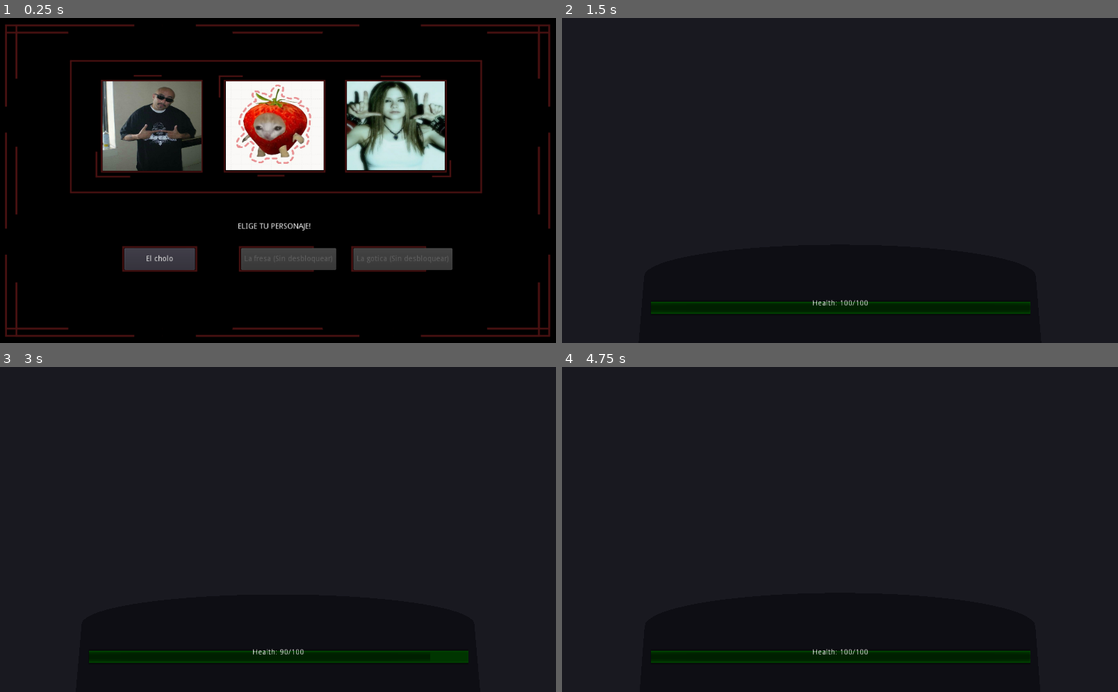
Above: before the commit, frames 1-4 (two rows, left to right).
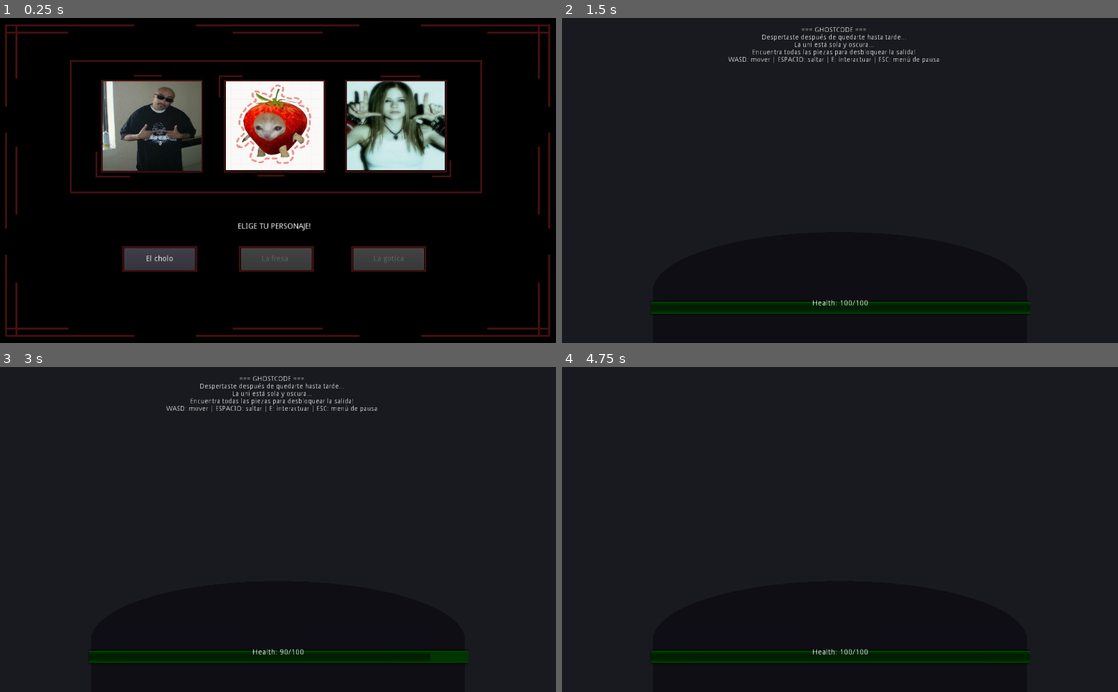
Above: after the commit, the same moments.

Repository: AlineMadriles/GhostCode
Game: Godot game, scene res://scenes/CharacterSelect.tscn
Same seed, same stepped clock (60 frames per second), same inputs: the game is played once before the commit and once after it.
Inputs (mouse positions are in pixels of both pictures, inside the frame that each line leads up to):
- Up to frame 1 (0.25 s): no input
- Up to frame 2 (1.5 s): click "El cholo" at 0.5 s; tap Enter at 1.25 s; move the mouse to (867, 180) at 1.27 s; hold W (move_forward) from 1.28 s (still down); tap E (interact_object) at 1.35 s
- Up to frame 3 (3 s): keep holding W (move_forward); tap Space (jump) at 1.52, 2, 2.27 s; move the mouse to (250, 529) at 2.02 s; tap E (interact_object) at 2.1 s; tap Enter at 2.75 s; move the mouse to (289, 523) at 2.77 s; tap T at 2.85 s
- Up to frame 4 (4.75 s): keep holding W (move_forward); tap E (interact_object) at 3.05, 3.8, 4.35 s; tap Space (jump) at 3.5, 3.77, 4.52 s; move the mouse to (834, 536) at 3.52 s; tap H at 3.6 s; tap Enter at 4.25 s; move the mouse to (878, 532) at 4.27 s

The runs differ from the first frame. In frame 1, 0.7% of the frame differs, in the area x 44-82%, y 70-78%; in frame 2, 0.8%, in the area x 29-68%, y 2-14%; in frame 3, 0.8%; in frame 4, less than 0.1%.
Error before the commit: Parse Error: The identifier "body" isn't declared in the current scope. (res://scenes/InteractableItem.gd:30)

Commit message:
updpate11082025

Diff:
--- a/scenes/BuildingInterior.gd
+++ b/scenes/BuildingInterior.gd
@@ -1,16 +1,37 @@
 extends Spatial
+
 var items_collected = 0
 var total_items = 3
 var door_unlocked = false
 
+onready var message_label = $CanvasLayer/MessageLabel
+onready var message_timer = Timer.new()
+
 func _ready():
+	# Setup timer for hiding messages
+	message_timer.one_shot = true
+	message_timer.wait_time = 4.0
+	message_timer.connect("timeout", self, "_on_message_timeout")
+	add_child(message_timer)
+
 	spawn_character()
 	show_intro_message()
+
+func show_message(text):
+	message_label.bbcode_text = "[center]" + text + "[/center]"
+	message_label.show()
+	message_timer.start()
+
+func _on_message_timeout():
+	message_label.hide()
+
+# --- Rest of your functions (spawn_character, collect_item, etc.) ---
+
 
 func spawn_character():
 	var spawn_point = $SpawnPoint
 	if not spawn_point:
-		print("Punto de spawn no encontrado!")
+		show_message("Punto de spawn no encontrado!")
 		return
 
 	if Global.selected_character_path != "":
@@ -23,39 +44,34 @@
 			var camera = player.get_node("SpringArm/Camera")
 			if camera:
 				camera.current = true
-				print("Personaje spawneo y camara activada")
+				show_message("Personaje spawneado y cámara activada")
 			else:
-				print("No se pudo cargar la escena del personaje!")
+				show_message("No se pudo cargar la cámara del personaje!")
 				get_tree().change_scene("res://scenes/CharacterSelect.tscn")
 		else:
-			print("Personaje no seleccionado!")
+			show_message("Personaje no seleccionado!")
 			get_tree().change_scene("res://scenes/CharacterSelect.tscn")
 
 func show_intro_message():
-	print("=== GHOSTCODE ===")
-	print("Despertaste despues de haberte quedado hasta tarde para terminar tu proyecto...")
-	print("La uni esta sola y oscura...")
-	print("Necesitas escapar antes de que los fantasmas te eliminen!")
-	print("Encuentra todas la piezas mediante retos de redes para desbloquear la salida de este edificio!")
-	print("Utiliza WASD para moverte, ESPACIO para saltar, E para interactuar con los objetos")
-	print("ESC para ir al menu de pausa")
+	show_message("=== GHOSTCODE ===\nDespertaste después de quedarte hasta tarde...\n" +
+				 "La uni está sola y oscura...\n" +
+				 "Encuentra todas las piezas para desbloquear la salida!\n" +
+				 "WASD: mover | ESPACIO: saltar | E: interactuar | ESC: menú de pausa")
 
 func collect_item():
 	items_collected += 1
-	print("Objeto conseguido! Progreso: ", items_collected, "/" , total_items)
+	show_message("Objeto conseguido! Progreso: %d/%d" % [items_collected, total_items])
 
 	if items_collected >= total_items:
 		unlock_door()
 
 func unlock_door():
 	door_unlocked = true
-	print("Esooo!!! Ya puedes salir de este laboratorio!")
-	print("Encuentra la salida verde para el siguiente reto!")
+	show_message("¡Esooo! Ya puedes salir del laboratorio!\nBusca la salida verde para el siguiente reto.")
 
 func try_exit():
 	if door_unlocked:
-		print("Yupiii! Escapaste el primer reto!")
-		print("Ahora tendras que completar los retos de los otros laboratorios para salir del edificio B!")
+		show_message("¡Yupiii! Escapaste el primer reto!\nAhora completa los otros laboratorios para salir del edificio B!")
 	else:
-		print("EKKK!!! Esta cerrado! Encuentra los " + str(total_items) + " objetos primero!")
-		print("Progreso actual: " + str(items_collected) + "/" + str(total_items))
+		show_message("EKKK!!! Está cerrado!\nEncuentra los %d objetos primero.\nProgreso actual: %d/%d" %
+					 [total_items, items_collected, total_items])
--- a/scenes/BuildingInterior.tscn
+++ b/scenes/BuildingInterior.tscn
@@ -1,9 +1,10 @@
-[gd_scene load_steps=15 format=2]
+[gd_scene load_steps=18 format=2]
 
 [ext_resource path="res://settins/foggieenv.tres" type="Environment" id=1]
 [ext_resource path="res://scenes/BuildingInterior.gd" type="Script" id=2]
 [ext_resource path="res://scenes/PauseMenu.tscn" type="PackedScene" id=3]
 [ext_resource path="res://scenes/InteractableItem.gd" type="Script" id=4]
+[ext_resource path="res://scenes/ExitDoor.gd" type="Script" id=5]
 
 [sub_resource type="BoxShape" id=3]
 extents = Vector3( 1, 0.17329, 1 )
@@ -25,6 +26,10 @@
 [sub_resource type="SphereMesh" id=10]
 
 [sub_resource type="SphereShape" id=11]
+
+[sub_resource type="CubeMesh" id=12]
+
+[sub_resource type="BoxShape" id=13]
 
 [node name="Main" type="Spatial"]
 script = ExtResource( 2 )
@@ -47,7 +52,20 @@
 mesh = SubResource( 2 )
 
 [node name="SpawnPoint" type="Position3D" parent="."]
-transform = Transform( 1, 0, 0, 0, 1, 0, 0, 0, 1, 0, -0.0440947, 0 )
+transform = Transform( 1, 0, 0, 0, 1, 0, 0, 0, 1, 2.83896, 4.36764, 6.45025 )
+
+[node name="CanvasLayer" type="CanvasLayer" parent="."]
+
+[node name="MessageLabel" type="RichTextLabel" parent="CanvasLayer"]
+anchor_left = -0.001
+anchor_right = 0.964
+anchor_bottom = 0.927
+margin_left = 51.024
+margin_top = 16.0
+margin_right = 91.024
+margin_bottom = 56.0
+rect_scale = Vector2( 0.877936, 0.917242 )
+bbcode_enabled = true
 
 [node name="Building" type="StaticBody" parent="."]
 transform = Transform( 1, 0, 0, 0, 1, 0, 0, 0, 1, 0, 5.89801, -1.87763 )
@@ -69,6 +87,12 @@
 [node name="Door" type="CSGBox" parent="Building/CSGCombiner"]
 transform = Transform( 3, 0, 0, 0, 5, 0, 0, 0, 3, 17.4946, -0.0932646, -13.919 )
 operation = 2
+
+[node name="SpotLight" type="SpotLight" parent="Building"]
+transform = Transform( 1, 0, 0, 0, -0.000575944, 1, 0, -1, -0.000575944, 0, 4.10529, 0 )
+light_energy = 2.0
+spot_range = 8.192
+spot_angle = 60.0
 
 [node name="Building2" type="StaticBody" parent="."]
 transform = Transform( -1, 0, 8.74228e-08, 0, 1, 0, -8.74228e-08, 0, -1, 57.397, 5.89801, -1.66627 )
@@ -94,8 +118,14 @@
 transform = Transform( 3, 0, 0, 0, 5, 0, 0, 0, 3, 17.4946, -0.0932646, 13.9354 )
 operation = 2
 
+[node name="SpotLight" type="SpotLight" parent="Building2"]
+transform = Transform( 1, 0, 0, 0, -0.000575944, 1, 0, -1, -0.000575944, 0, 4.10529, 0 )
+light_energy = 2.0
+spot_range = 8.192
+spot_angle = 60.0
+
 [node name="Building3" type="StaticBody" parent="."]
-transform = Transform( -4.37114e-08, 0, -1, 0, 1, 0, 1, 0, -4.37114e-08, 47.1895, 5.89801, -41.9037 )
+transform = Transform( -4.37114e-08, 0, -1.2, 0, 1, 0, 1, 0, -5.24537e-08, 52.2139, 5.89801, -41.8635 )
 __meta__ = {
 "_edit_lock_": true
 }
@@ -111,15 +141,22 @@
 material = SubResource( 5 )
 
 [node name="Interior" type="CSGBox" parent="Building3/CSGCombiner"]
-transform = Transform( 18, 0, 1.49012e-08, 0, 5.5, 0, -1.49012e-08, 0, 18, 0, 0.25, 0 )
+transform = Transform( 18, 0, 1.49012e-08, 0, 5.5, 0, -1.49011e-08, 0, 18, 0, 0.25, 0 )
 operation = 2
 
 [node name="Door" type="CSGBox" parent="Building3/CSGCombiner"]
-transform = Transform( 3, 0, 0, 0, 5, 0, 0, 0, 3, 17.4946, -0.0932646, 13.9354 )
-operation = 2
+transform = Transform( 3, 0, 1.13687e-13, 0, 5, 0, 0, 0, 3, 17.4946, -0.0932646, 14.6666 )
+operation = 2
+depth = 1.50093
+
+[node name="SpotLight" type="SpotLight" parent="Building3"]
+transform = Transform( 1, 0, 0, 0, -0.000575944, 1, 0, -1, -0.000575944, 0, 4.10529, 0 )
+light_energy = 2.0
+spot_range = 8.192
+spot_angle = 60.0
 
 [node name="Building4" type="StaticBody" parent="."]
-transform = Transform( -4.37114e-08, 0, -1, 0, 1, 0, 1, 0, -4.37114e-08, 9.08021, 5.89801, -41.8278 )
+transform = Transform( -4.37114e-08, 0, -1.2, 0, 1, 0, 1, 0, -5.24537e-08, 5.79617, 5.89801, -41.8278 )
 __meta__ = {
 "_edit_lock_": true
 }
@@ -139,14 +176,21 @@
 operation = 2
 
 [node name="Door" type="CSGBox" parent="Building4/CSGCombiner"]
-transform = Transform( 3, 0, 1.86265e-09, 0, 5, 0, -1.86265e-09, 0, 3, 17.7546, -0.0932646, -15.1743 )
-operation = 2
-
-[node name="PauseMenu" parent="." instance=ExtResource( 3 )]
+transform = Transform( 3, 0, 1.86279e-09, 0, 5, 0, -1.86264e-09, 0, 3, 17.7546, -0.0932646, -14.2838 )
+operation = 2
+depth = 1.54019
+
+[node name="SpotLight" type="SpotLight" parent="Building4"]
+transform = Transform( 1, 0, 0, 0, -0.000575944, 1, 0, -1, -0.000575944, 0, 4.10529, 0 )
+light_energy = 2.0
+spot_range = 8.192
+spot_angle = 60.0
 
 [node name="Item1" type="StaticBody" parent="."]
 transform = Transform( 1, 0, 0, 0, 1, 0, 0, 0, 1, -12.1695, 1.83289, -8.41376 )
 script = ExtResource( 4 )
+item_name = "Credencial de Alumno"
+item_color = Color( 0.0313726, 0.713726, 0.345098, 1 )
 
 [node name="MeshInstance" type="MeshInstance" parent="Item1"]
 mesh = SubResource( 6 )
@@ -157,6 +201,8 @@
 [node name="Item2" type="StaticBody" parent="."]
 transform = Transform( 1, 0, 0, 0, 1, 0, 0, 0, 1, 10.5619, 1.96604, 10.2412 )
 script = ExtResource( 4 )
+item_name = "Llave de laboratorio"
+item_color = Color( 0.921569, 0.431373, 0.0705882, 1 )
 
 [node name="MeshInstance" type="MeshInstance" parent="Item2"]
 mesh = SubResource( 8 )
@@ -167,9 +213,25 @@
 [node name="Item3" type="StaticBody" parent="."]
 transform = Transform( 1, 0, 0, 0, 1, 0, 0, 0, 1, -15.1048, 1.52348, 11.5147 )
 script = ExtResource( 4 )
+item_name = "USB"
+item_color = Color( 0.792157, 0.831373, 0.858824, 1 )
 
 [node name="MeshInstance" type="MeshInstance" parent="Item3"]
 mesh = SubResource( 10 )
 
 [node name="CollisionShape" type="CollisionShape" parent="Item3"]
 shape = SubResource( 11 )
+
+[node name="ExitDoor" type="StaticBody" parent="."]
+transform = Transform( 0.966441, 0, 0, 0, 5.16816, 0, 0, 0, 3.0561, 19.0556, 5.54143, -15.8631 )
+script = ExtResource( 5 )
+
+[node name="MeshInstance" type="MeshInstance" parent="ExitDoor"]
+transform = Transform( 1, 0, 0, 0, 0.966589, 0, 0, 0, 0.973227, 0, 0, 0 )
+mesh = SubResource( 12 )
+skeleton = NodePath("../..")
+
+[node name="CollisionShape" type="CollisionShape" parent="ExitDoor"]
+shape = SubResource( 13 )
+
+[node name="PauseMenu" parent="." instance=ExtResource( 3 )]
--- a/scenes/CharacterSelect.gd
+++ b/scenes/CharacterSelect.gd
@@ -17,9 +17,9 @@
 	$Panel/GothButton.disabled = !("C" in unlocked_characters)
 
 	if 	$Panel/FresaButton.disabled:
-			$Panel/FresaButton.text = "La fresa (Sin desbloquear)"
+			$Panel/FresaButton.text = "La fresa 🔓🔓🔓🔓🔒🔒"
 	if 	$Panel/GothButton.disabled:
-			$Panel/GothButton.text = "La gotica (Sin desbloquear)"
+			$Panel/GothButton.text = "La gotica"
 
 func _on_cholo_pressed():
 	if "A" in unlocked_characters:
--- a/scenes/CharacterSelect.tscn
+++ b/scenes/CharacterSelect.tscn
@@ -41,7 +41,7 @@
 margin_top = 425.0
 margin_right = 574.0
 margin_bottom = 465.0
-text = "La fresa"
+text = "La fresa "
 
 [node name="GothButton" type="Button" parent="Panel"]
 margin_left = 651.0
--- a/scenes/InteractableItem.gd
+++ b/scenes/InteractableItem.gd
@@ -26,14 +26,14 @@
 		player_nearby = true
 		print("Presiona E para recoger: ", item_name)
 
-func _on_player_exited():
+func _on_player_exited(body):
 	if is_player(body):
 		player_nearby = false
 
 func is_player(body):
 	return (body.name == "Cholo" or
-		body.name == "Fresa" or
-		body.name == "Gotica" or
+		body.name == "fresascene" or
+		body.name == "gothscene" or
 		body.name.begins_with("Jugador"))
 
 func _input(event):
